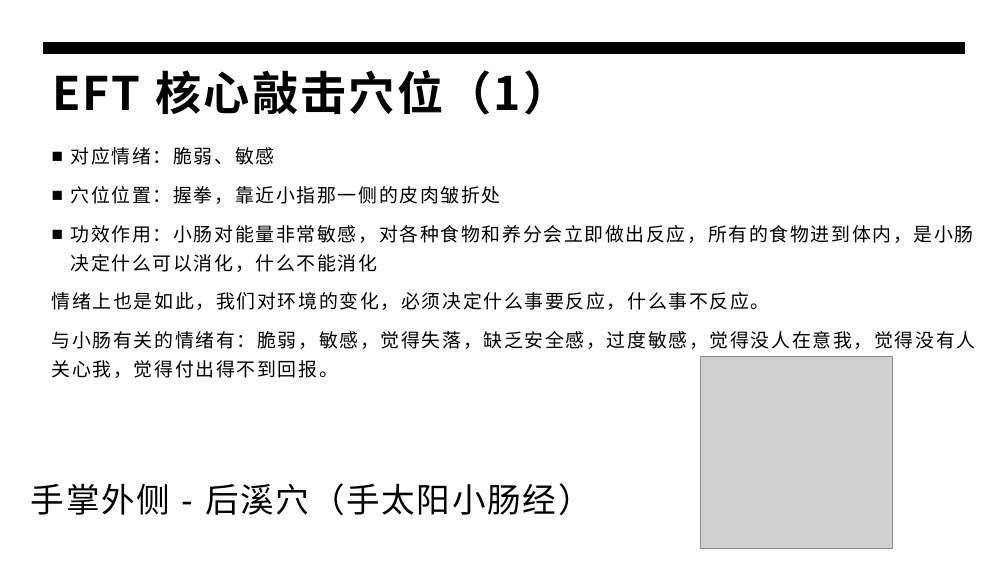
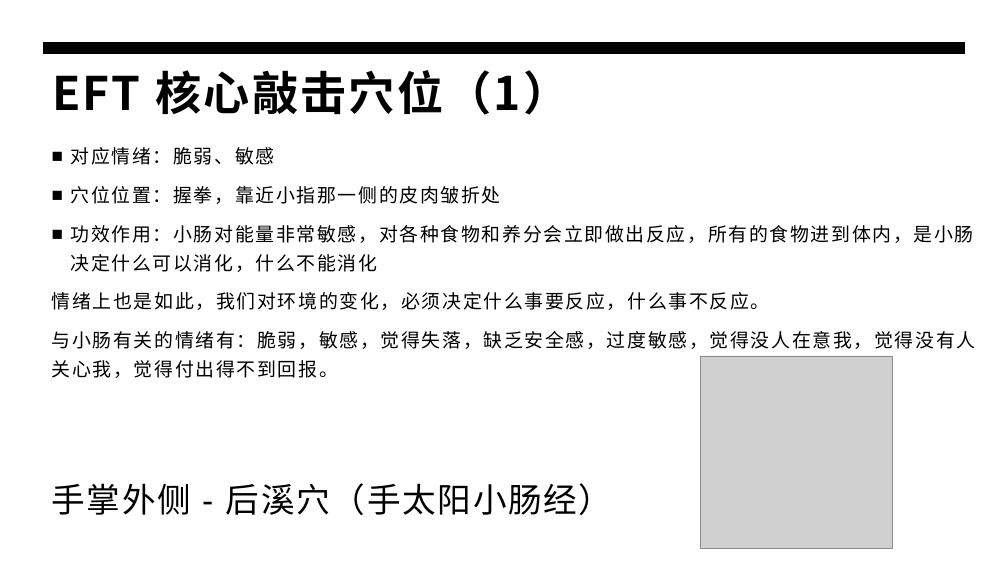
Before and after one commit to panxibei/writing, a slide deck: slide 15 of 44_心理学/28_浥尘伙伴社团原创：音乐治疗/PPT/浥尘伙伴社团原创：情绪释放疗法（EFT）心理训练.pptx. Drawn at 1008x567 pixels with LibreOffice and Linux fonts; fonts in the diff are those of the drawing; grey boxes stand for pictures. Boxes give left, top, right and bottom in pixels: in the first picture for what was removed or moved away, otherwise in the second. Text is boxed around its words. In the diff, an @@ line names an element or a change of style, - is before the commit and + after.

```diff
--- a/44_心理学/28_浥尘伙伴社团原创：音乐治疗/PPT/浥尘伙伴社团原创：情绪释放疗法（EFT）心理训练.pptx
+++ b/44_心理学/28_浥尘伙伴社团原创：音乐治疗/PPT/浥尘伙伴社团原创：情绪释放疗法（EFT）心理训练.pptx
@@ text "手掌外侧 - 后溪穴（手太阳小肠经）": place and size @@
-text "手掌外侧 - 后溪穴（手太阳小肠经）" at bbox=[31, 483, 592, 515]
+text "手掌外侧 - 后溪穴（手太阳小肠经）" at bbox=[52, 483, 613, 515]
```
Also in this commit, not shown: 23 other slides changed, 2 slides added.
